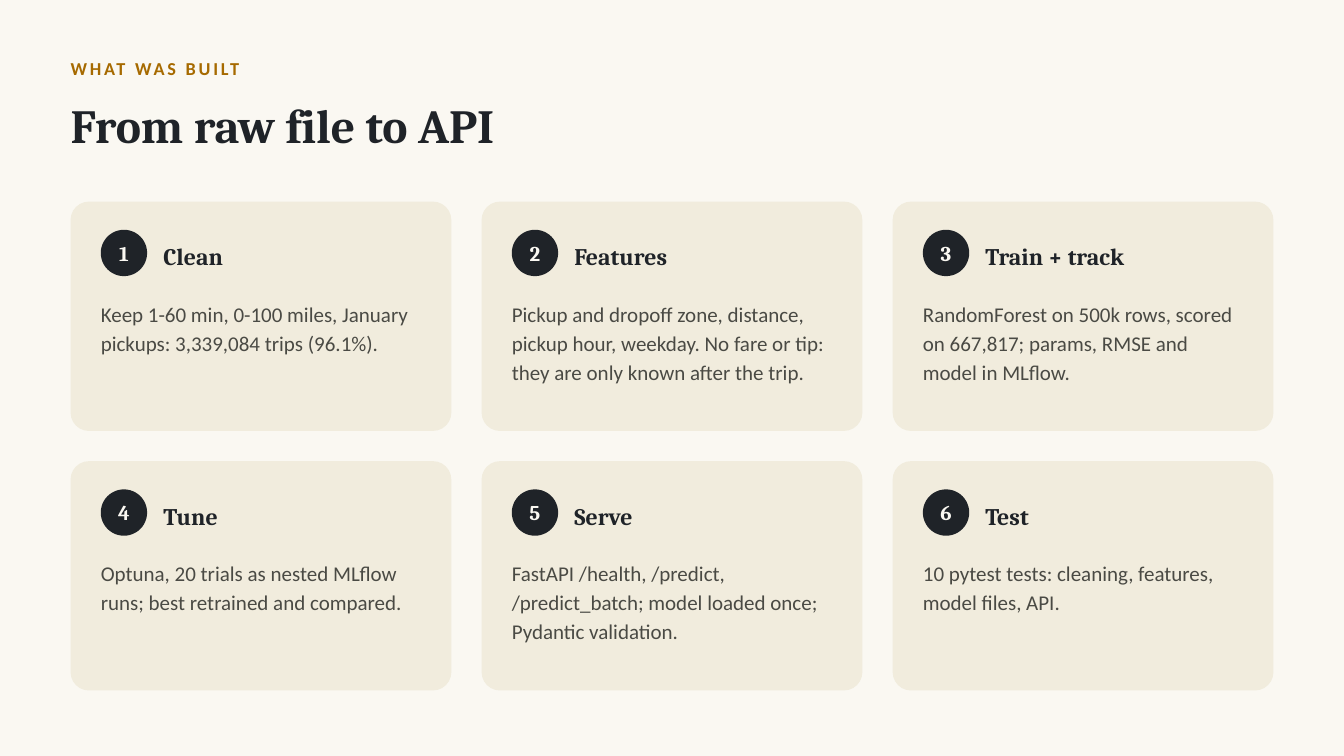
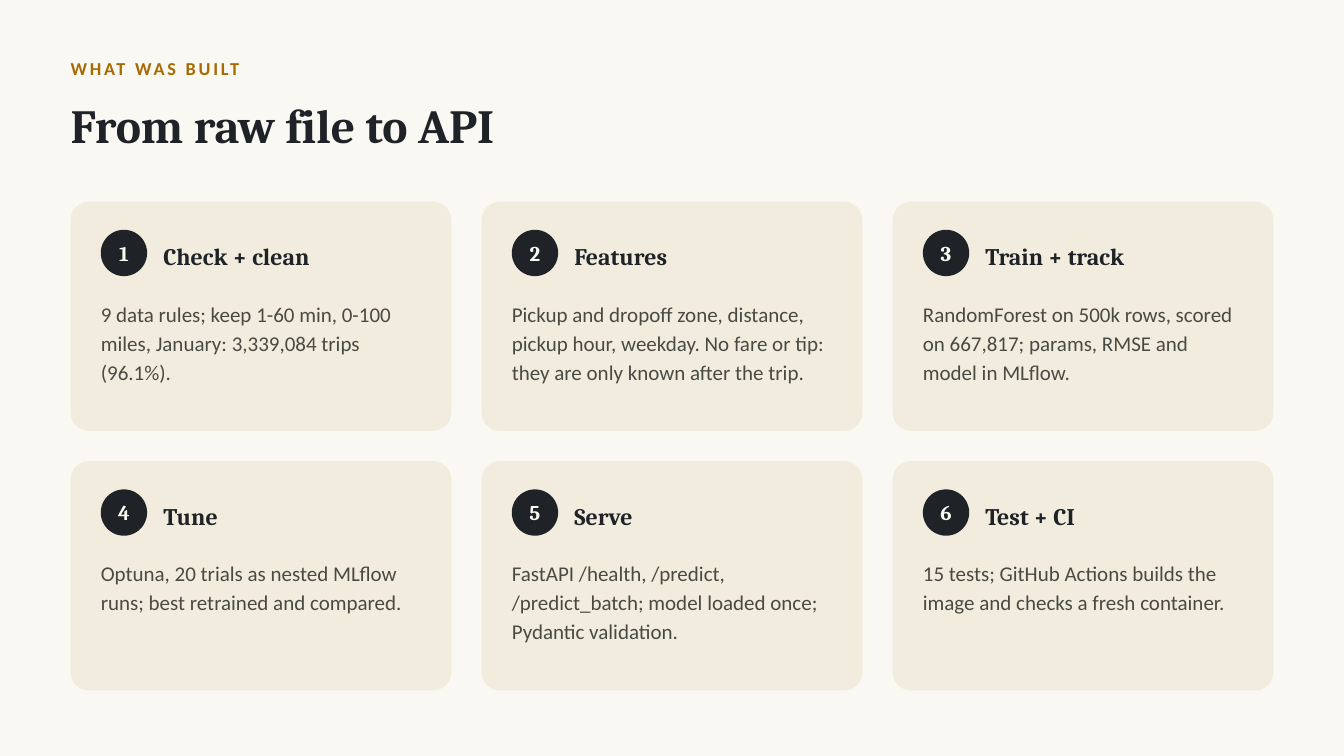
Before and after one commit to jeevan516/model-deployment-project, a slide deck: slide 3 of presentation/model-deployment-project.pptx. Drawn at 1344x756 pixels with LibreOffice and Linux fonts; fonts in the diff are those of the drawing. Boxes give left, top, right and bottom in pixels: in the first picture for what was removed or moved away, otherwise in the second. Text is boxed around its words. In the diff, an @@ line names an element or a change of style, - is before the commit and + after.

Commit message:
Data checks, six-model comparison (XGBoost, LightGBM, route-speed baseline), Optuna dashboard, fit analysis; serve HistGradientBoosting trained on all rows (RMSE 3.70)

```diff
--- a/presentation/model-deployment-project.pptx
+++ b/presentation/model-deployment-project.pptx
@@ text at [163, 248, 309, 266]: text changed @@
-Clean
+Check + clean
@@ text at [101, 307, 391, 383]: text changed @@
-Keep 1-60 min, 0-100 miles, January pickups: 3,339,084 trips (96.1%).
+9 data rules; keep 1-60 min, 0-100 miles, January: 3,339,084 trips (96.1%).
@@ text at [985, 509, 1075, 526]: text changed @@
-Test
+Test + CI
@@ text at [923, 566, 1224, 614]: text changed @@
-10 pytest tests: cleaning, features, model files, API.
+15 tests; GitHub Actions builds the image and checks a fresh container.
```
Also in this commit, not shown: 6 other slides changed, 2 slides added, 16 other files.
